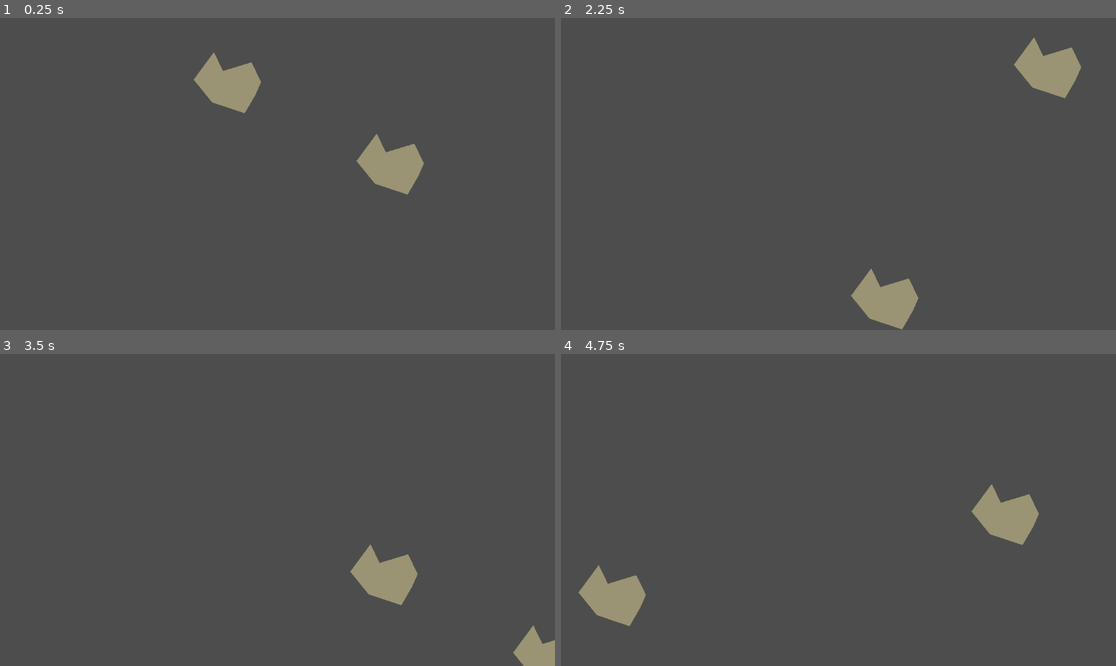
Above: before the commit, frames 1-4 (two rows, left to right).
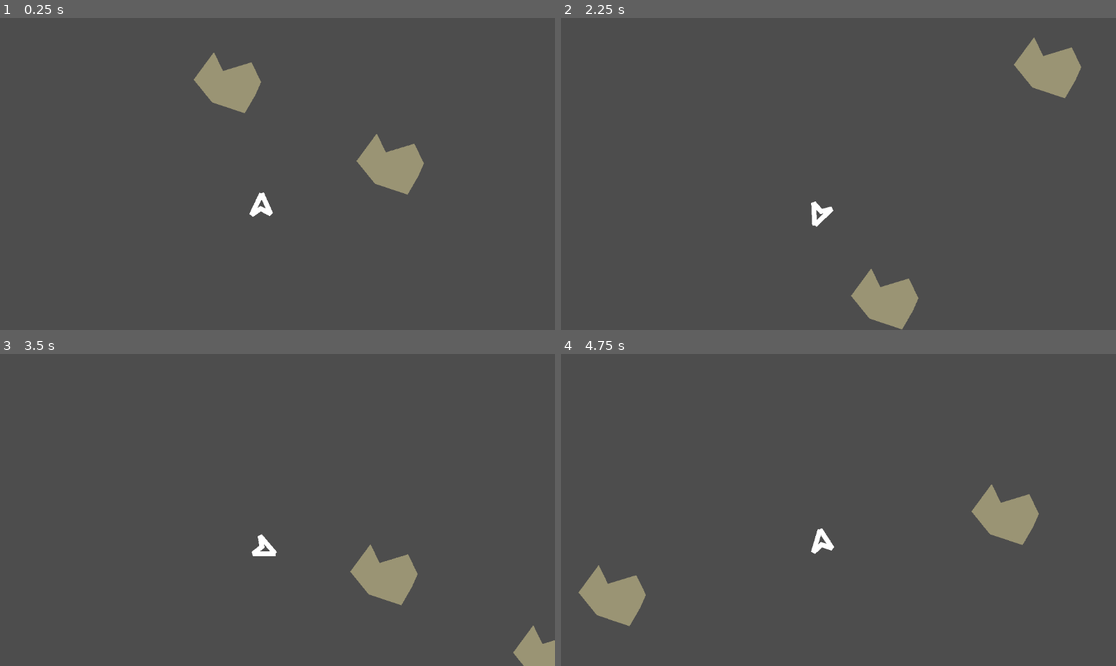
Above: after the commit, the same moments.

Repository: unblinky/space-rocks-plus
Game: Godot game, scene res://Main/Main.tscn
Same seed, same stepped clock (60 frames per second), same inputs: the game is played once before the commit and once after it.
Inputs:
- Up to frame 1 (0.25 s): no input
- Up to frame 2 (2.25 s): hold A (turn_ccw, bound only after the commit) 0.53-1.28 s; tap D (turn_cw, bound only after the commit) at 0.8, 1.35 s; tap A (turn_ccw, bound only after the commit) at 1.55 s; hold A (turn_ccw, bound only after the commit) from 2.03 s (still down)
- Up to frame 3 (3.5 s): tap D (turn_cw, bound only after the commit) at 2.3, 2.85 s; release A (turn_ccw, bound only after the commit) at 2.78 s; tap A (turn_ccw, bound only after the commit) at 3.05 s
- Up to frame 4 (4.75 s): hold A (turn_ccw, bound only after the commit) 3.53-4.28 s; tap D (turn_cw, bound only after the commit) at 3.8, 4.35 s; tap A (turn_ccw, bound only after the commit) at 4.55 s

The runs differ from the first frame. In frame 1, 0.2% of the frame differs, in the area x 44-50%, y 55-64%; in frame 2, 0.2%, in the area x 45-50%, y 58-68%; in frame 3, 0.2%; in frame 4, 0.2%.

Commit message:
Ship away!

Diff:
--- a/Code/Main/Main.tscn
+++ b/Code/Main/Main.tscn
@@ -2,6 +2,7 @@
 
 [ext_resource type="Script" uid="uid://cgke8bpq05cbs" path="res://Main/Main.gd" id="1"]
 [ext_resource type="PackedScene" uid="uid://duiesnqf505sd" path="res://Rock/Rock.tscn" id="2_83ytx"]
+[ext_resource type="PackedScene" uid="uid://dhmmlqnos0d8n" path="res://Ship/Ship.tscn" id="3_amygn"]
 
 [node name="Main" type="Node" unique_id=989623172]
 script = ExtResource("1")
@@ -13,3 +14,6 @@
 [node name="Rock2" parent="." unique_id=440210740 instance=ExtResource("2_83ytx")]
 position = Vector2(777, 328)
 speed = 300.0
+
+[node name="Ship" parent="." unique_id=847243706 instance=ExtResource("3_amygn")]
+position = Vector2(541, 399)
--- /dev/null
+++ b/Code/Ship/Ship.gd
@@ -0,0 +1,13 @@
+extends Node2D
+class_name Ship
+
+var turn_speed = 180 # degrees / sec.
+
+func _ready() -> void:
+	pass # Replace with function body.
+
+func _process(delta: float) -> void:
+	if Input.is_action_pressed("turn_ccw"):
+		rotation_degrees -= turn_speed * delta
+	if Input.is_action_pressed("turn_cw"):
+		rotation_degrees += turn_speed * delta
--- /dev/null
+++ b/Code/Ship/Ship.tscn
@@ -0,0 +1,9 @@
+[gd_scene format=3 uid="uid://dhmmlqnos0d8n"]
+
+[ext_resource type="Script" uid="uid://buj7ayutme6mf" path="res://Ship/Ship.gd" id="1_11244"]
+
+[node name="Ship" type="Node2D" unique_id=847243706]
+script = ExtResource("1_11244")
+
+[node name="Line2D" type="Line2D" parent="." unique_id=769128378]
+points = PackedVector2Array(2, -34, -19, 10, 0, -3, 21, 8, 2, -35)
--- a/Code/project.godot
+++ b/Code/project.godot
@@ -19,6 +19,29 @@
 config/features=PackedStringArray("4.6")
 config/icon="res://Main/icon.png"
 
+[input]
+
+turn_cw={
+"deadzone": 0.2,
+"events": [Object(InputEventKey,"resource_local_to_scene":false,"resource_name":"","device":-1,"window_id":0,"alt_pressed":false,"shift_pressed":false,"ctrl_pressed":false,"meta_pressed":false,"pressed":false,"keycode":0,"physical_keycode":68,"key_label":0,"unicode":100,"location":0,"echo":false,"script":null)
+]
+}
+turn_ccw={
+"deadzone": 0.2,
+"events": [Object(InputEventKey,"resource_local_to_scene":false,"resource_name":"","device":-1,"window_id":0,"alt_pressed":false,"shift_pressed":false,"ctrl_pressed":false,"meta_pressed":false,"pressed":false,"keycode":0,"physical_keycode":65,"key_label":0,"unicode":97,"location":0,"echo":false,"script":null)
+]
+}
+fire={
+"deadzone": 0.2,
+"events": [Object(InputEventMouseButton,"resource_local_to_scene":false,"resource_name":"","device":-1,"window_id":0,"alt_pressed":false,"shift_pressed":false,"ctrl_pressed":false,"meta_pressed":false,"button_mask":1,"position":Vector2(429, 10),"global_position":Vector2(438, 58),"factor":1.0,"button_index":1,"canceled":false,"pressed":true,"double_click":false,"script":null)
+]
+}
+thrust={
+"deadzone": 0.2,
+"events": [Object(InputEventMouseButton,"resource_local_to_scene":false,"resource_name":"","device":-1,"window_id":0,"alt_pressed":false,"shift_pressed":false,"ctrl_pressed":false,"meta_pressed":false,"button_mask":2,"position":Vector2(214, 11),"global_position":Vector2(223, 59),"factor":1.0,"button_index":2,"canceled":false,"pressed":true,"double_click":false,"script":null)
+]
+}
+
 [physics]
 
 common/enable_pause_aware_picking=true
Not shown, added: Code/Ship/Ship.gd.uid
